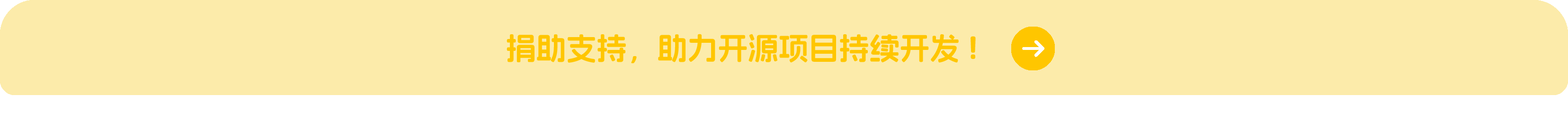
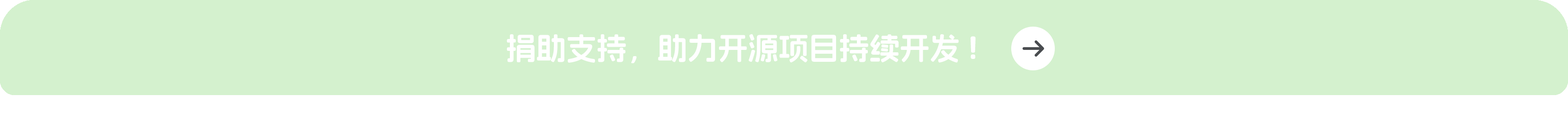
The second 1568 x 116 image is a revision of the first. Changes to its layers:
painted on "arrow-right-solid-full - 副本" over [1022, 40, 1045, 57]
painted on "椭圆 1" over [1011, 26, 1055, 71]
painted on "捐助支持，助力开源项目持续开发!" over [506, 33, 976, 63]
painted on "图层 1" over [0, 0, 1568, 95]
